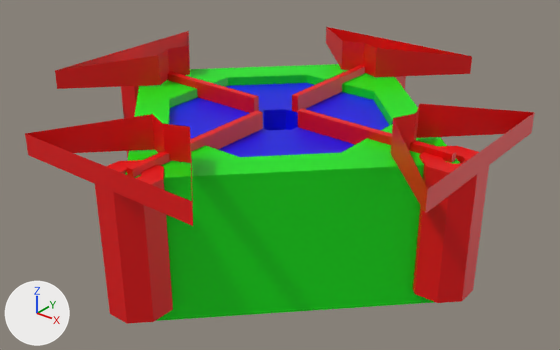
The FBX model Assets/Meshes/Functionality/Attacher_3.0.fbx, before and after one commit.
Camera for both pictures: a camera (50 mm lens) standing at (4.46, -5.53, 2.98) and looking at (0.06, -0.04, -0.43). Lighting does not change. The marker at lower left points along +X, +Y and +Z. Shape keys are drawn at the values saved in each file.

Names of what the first picture shows: 'mesh_Attacher_3.0'.
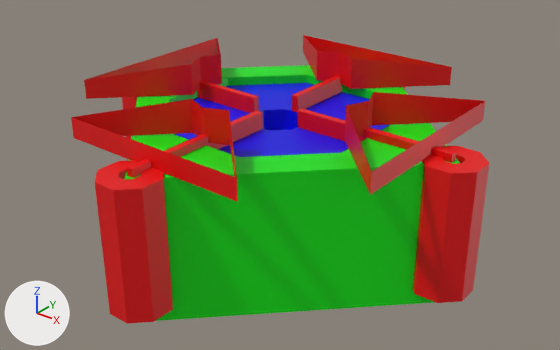
Location of each change, [x1, y1, x2, y2] in pixels of the pictures (560 x 350 px):
'mesh_Attacher_3.0', reshaped (18% narrower)
    before: [25, 27, 535, 324]
    after: [71, 35, 489, 324]

Patch to the scene script:
```diff
--- a/Assets/Meshes/Functionality/Attacher_3.0.fbx.py
+++ b/Assets/Meshes/Functionality/Attacher_3.0.fbx.py
@@ key_0_key_1 @@
 key_0_key_1 = bpy.data.objects['mesh_Attacher_3.0'].data.shape_keys.key_blocks['Key 1']
-key_0_key_1.value = 0.0
+key_0_key_1.value = 0.4
```
